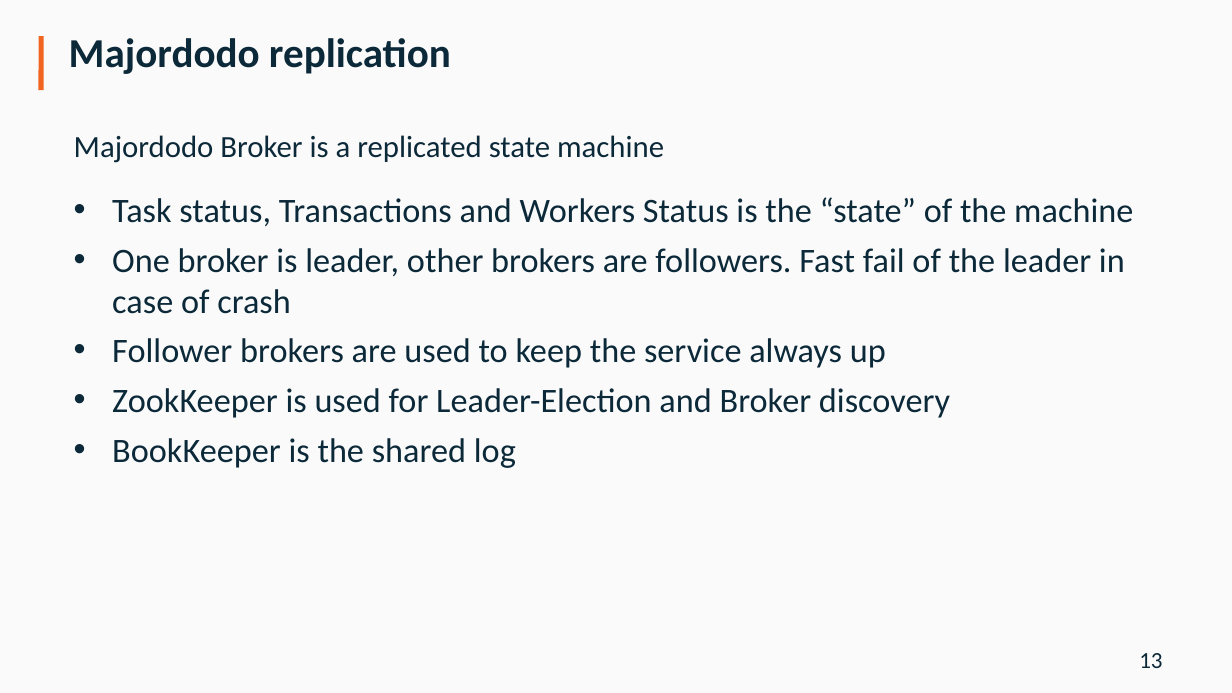
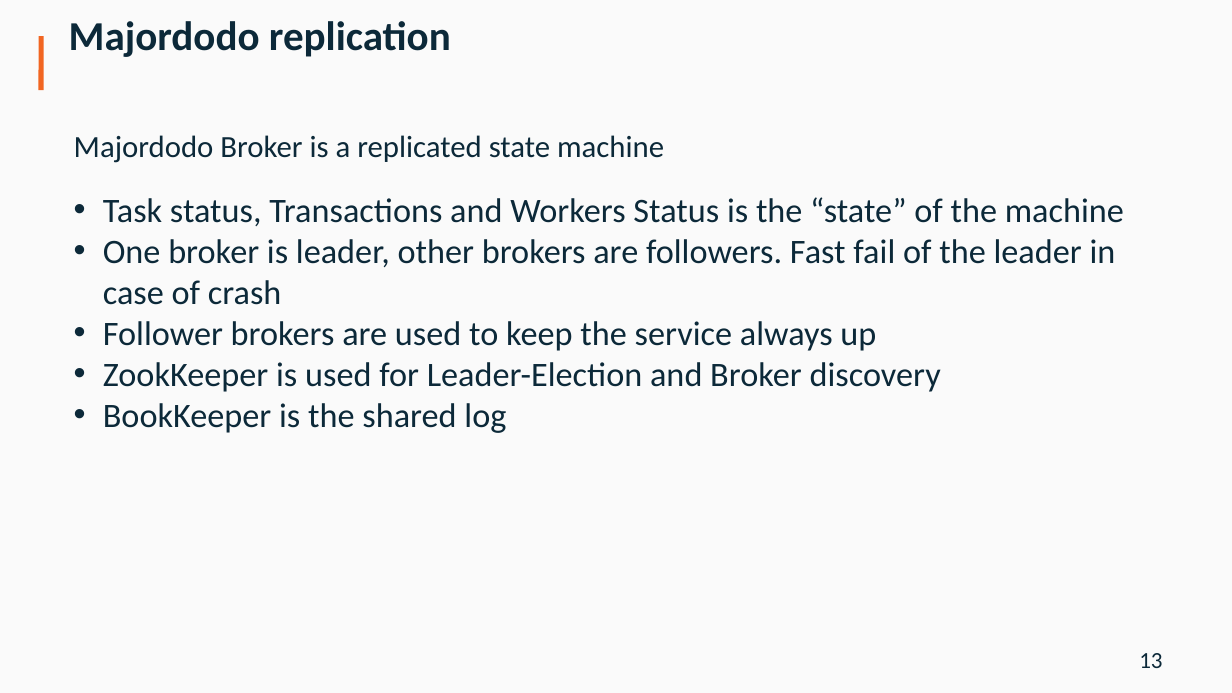
Before and after one commit to diennea/majordodo, a slide deck: slide 13 of docs/Diennea_Olivelli_ApacheCon16.pptx. Drawn at 1232x693 pixels with LibreOffice and Linux fonts; fonts in the diff are those of the drawing; background and template pictures are left out. Boxes give left, top, right and bottom in pixels: in the first picture for what was removed or moved away, otherwise in the second. Text is boxed around its words. In the diff, an @@ line names an element or a change of style, - is before the commit and + after.

```diff
--- a/docs/Diennea_Olivelli_ApacheCon16.pptx
+++ b/docs/Diennea_Olivelli_ApacheCon16.pptx
@@ text "Majordodo replication" at (69,21,451,57): line spacing 15.6pt to 5.5pt @@
@@ text "Task status, Transactions and Workers ..." at (103,197,1124,433): indent changed; less space between paragraphs @@
```
Also in this commit, not shown: 18 other slides changed.
